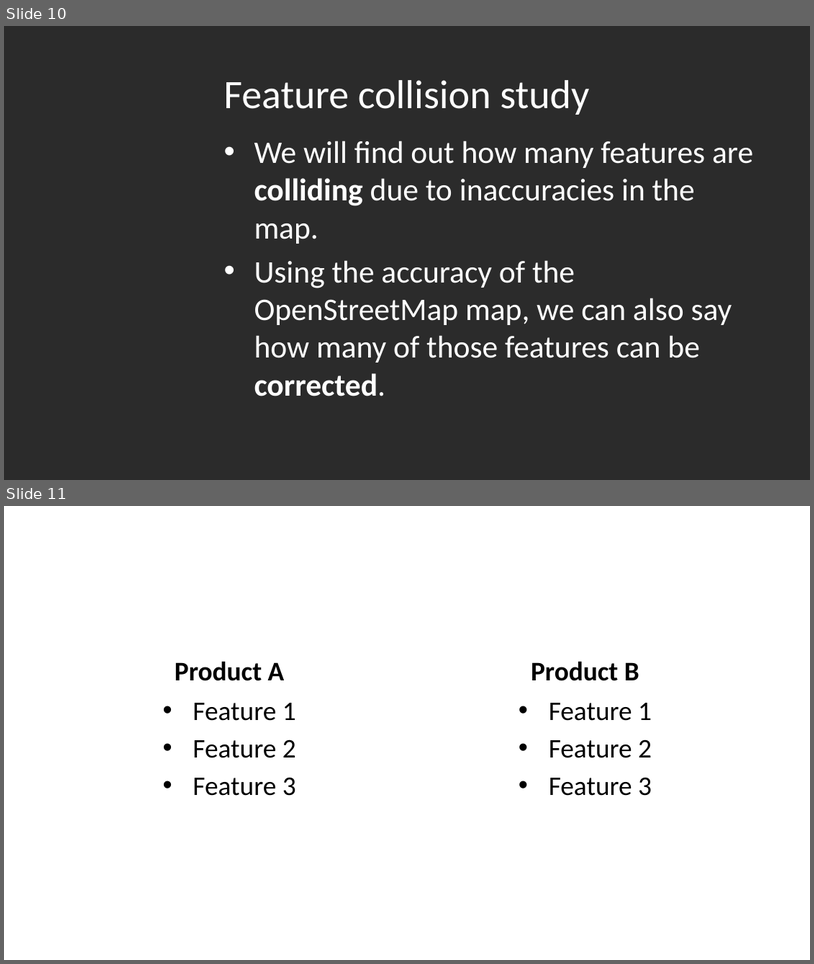
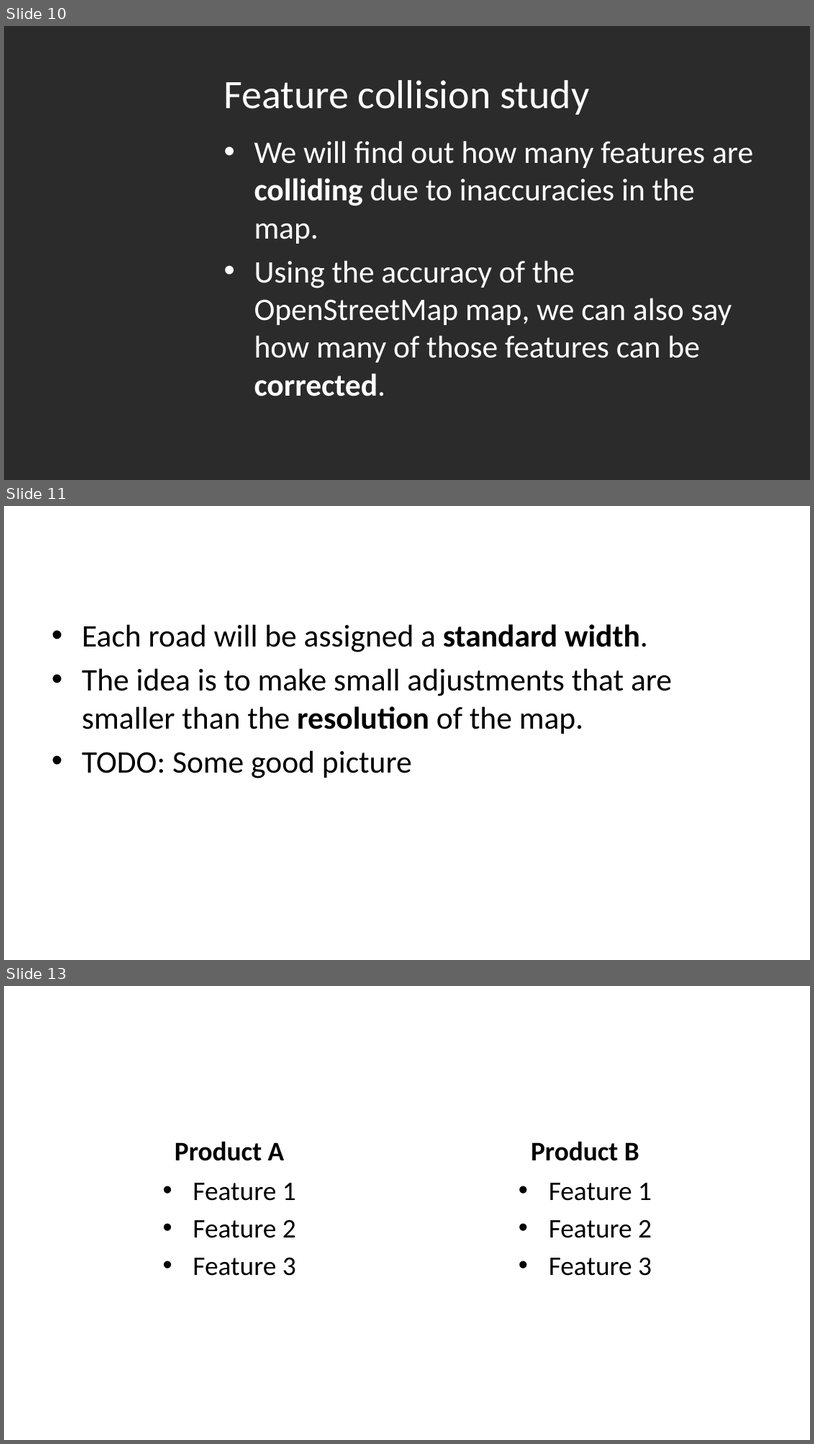
Before and after one commit to Alexander-Hjelm/footpath-planning, a slide deck: presentation/presentation.odp. Shown one above the other, each under a label of ours: slides 10 and 11 before the commit, slides 10, 11 and 13 after it; the slides between them are not shown. The pictures are 814x964 and 814x1444 pixels, drawn with LibreOffice and Linux fonts; fonts in the diff are those of the drawing; background and template pictures are left out; a plain dark background stands for a picture behind light text. Boxes give left, top, right and bottom in pixels: in the first picture for what was removed or moved away, otherwise in the second. Text is boxed around its words. In the diff, an @@ line names an element or a change of style, - is before the commit and + after.

Commit message:
Presentation, make collision study section

```diff
--- a/presentation/presentation.odp
+++ b/presentation/presentation.odp
@@ slide 11 added at <box>4,506,810,960</box>, background picture (left out) @@
@@ title added at <box>44,529,771,596</box>, 36 pt, text #FFFFFF @@
+Feature collision study (contd.)
@@ text added at <box>82,624,672,778</box>, 28 pt, text #000000 @@
+• Each road will be assigned a standard width.
+• The idea is to make small adjustments that are smaller than the resolution of the map.
+• TODO: Some good picture
@@ what was slide 11 is now slide 13 @@
```
Also in this commit, not shown: 1 other slide added, 1 other file.
